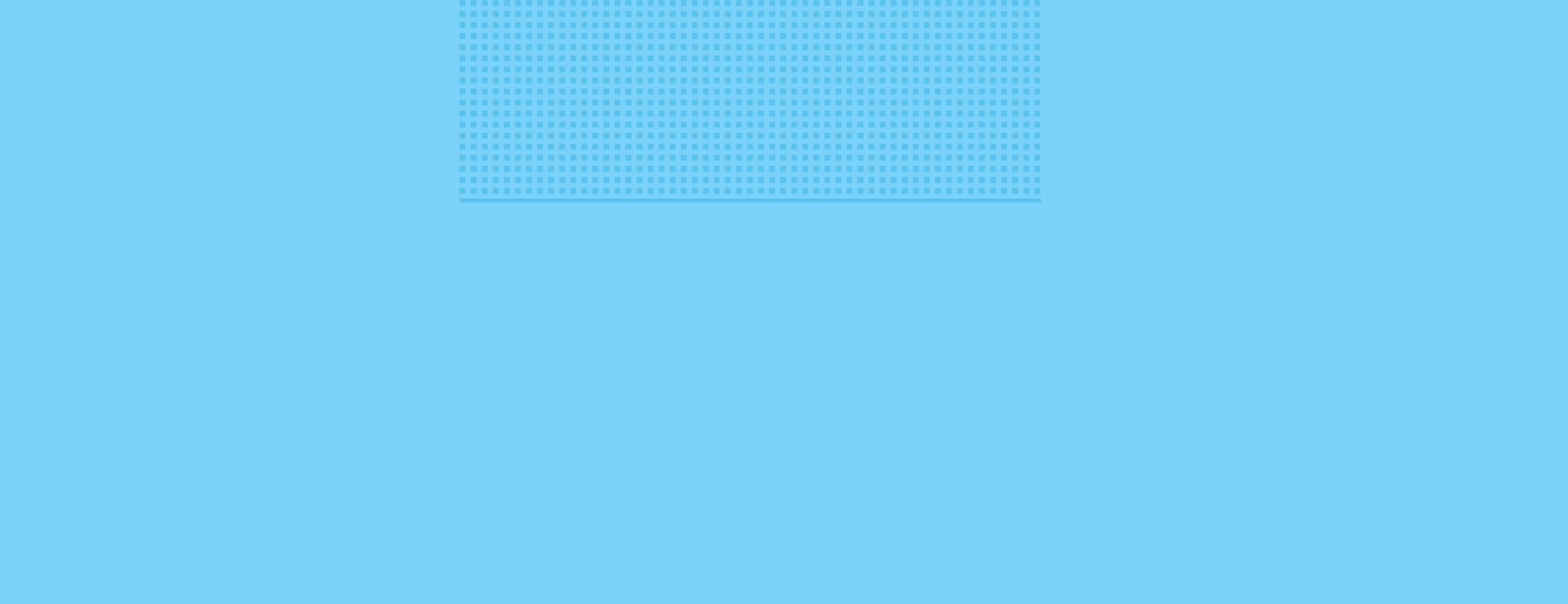
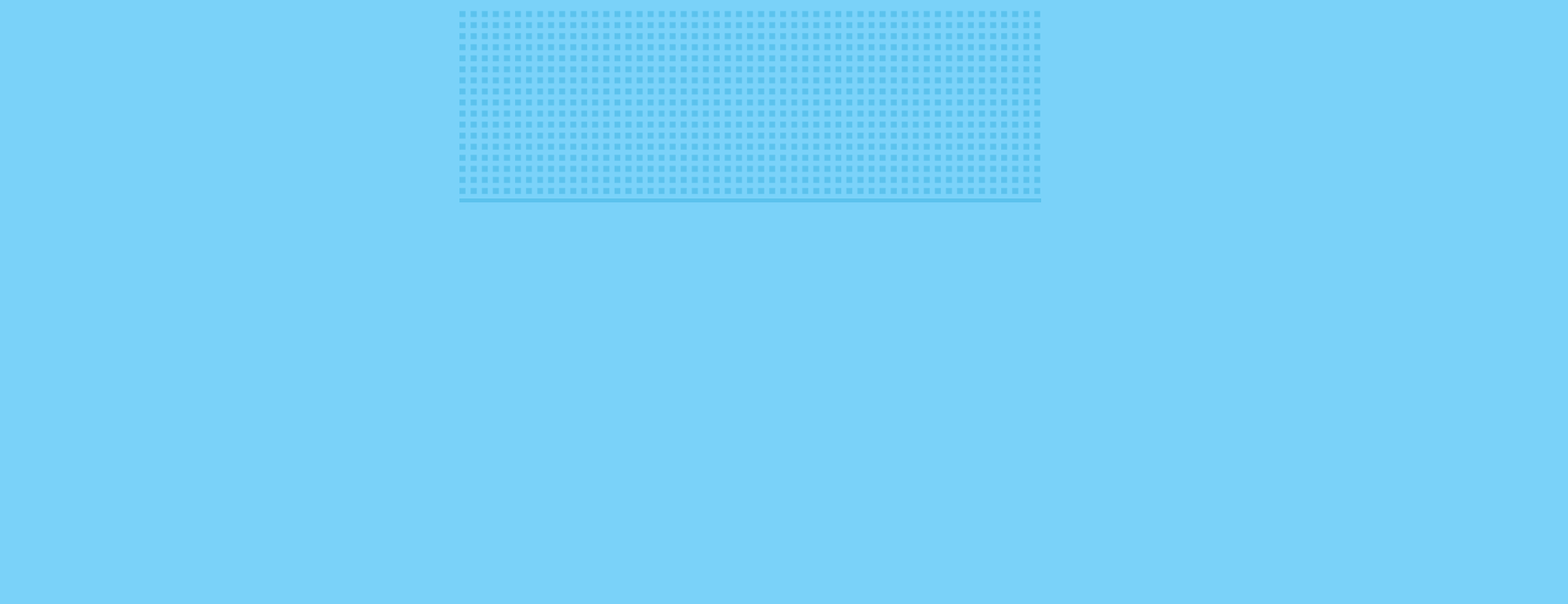
Comparing the layer stacks of the two 1568px x 604px images. Changes:
painted on "Layer 2" over [459, 0, 1041, 7]
